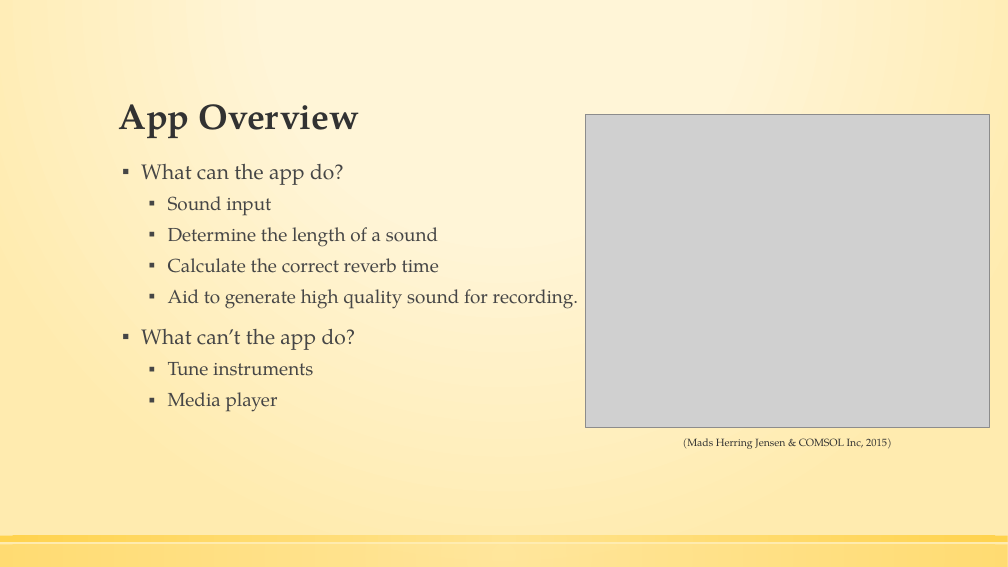
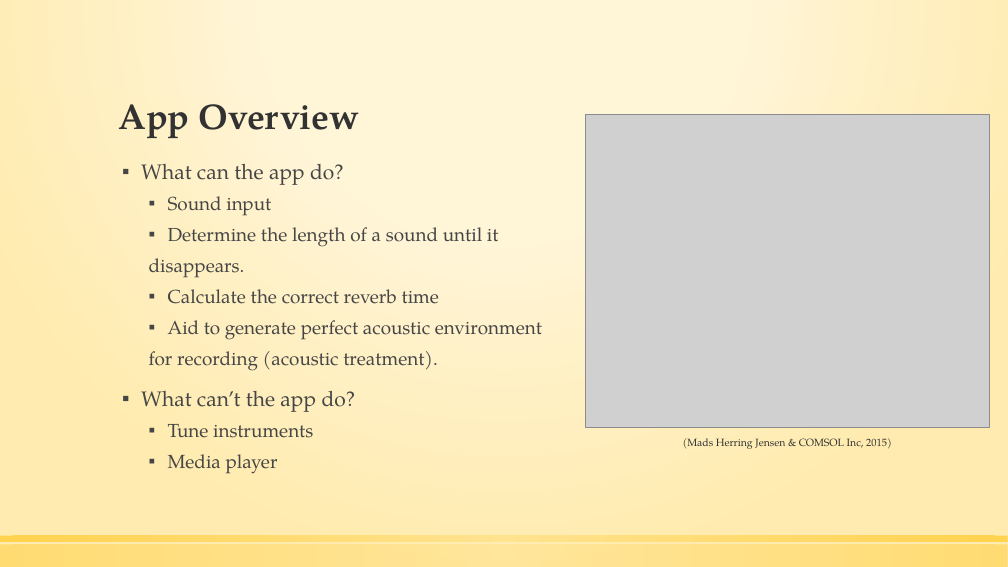
Before and after one commit to CedricVz/AAA, a slide deck: slide 3 of PowerPoint presentation.pptx. Drawn at 1008x567 pixels with LibreOffice and Linux fonts; fonts in the diff are those of the drawing; grey boxes stand for pictures. Boxes give left, top, right and bottom in pixels: in the first picture for what was removed or moved away, otherwise in the second. Text is boxed around its words. In the diff, an @@ line names an element or a change of style, - is before the commit and + after.

```diff
--- a/PowerPoint presentation.pptx
+++ b/PowerPoint presentation.pptx
@@ text at [149,227,499,278]: text changed @@
-  ▪ Determine the length of a sound
+  ▪ Determine the length of a sound until it
+  disappears.
@@ text at [149,320,542,371]: text changed @@
-  ▪ Aid to generate high quality sound for recording.
+  ▪ Aid to generate perfect acoustic environment
+  for recording (acoustic treatment).
```
Also in this commit, not shown: 1 other slide changed, 4 other files.
